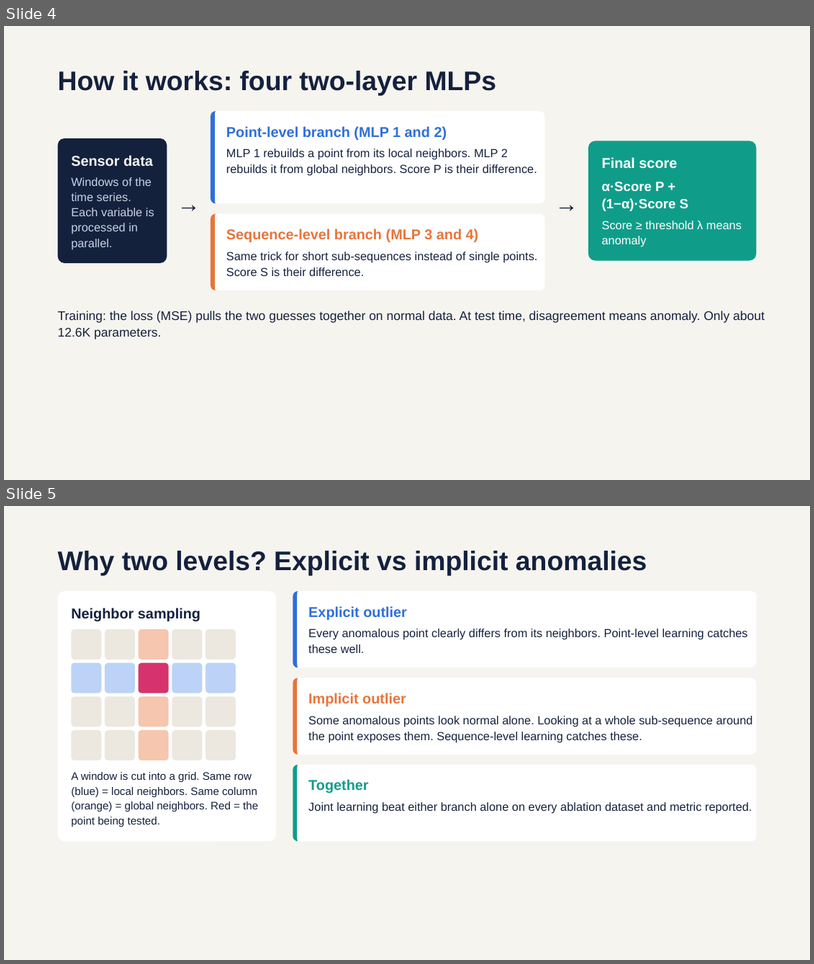
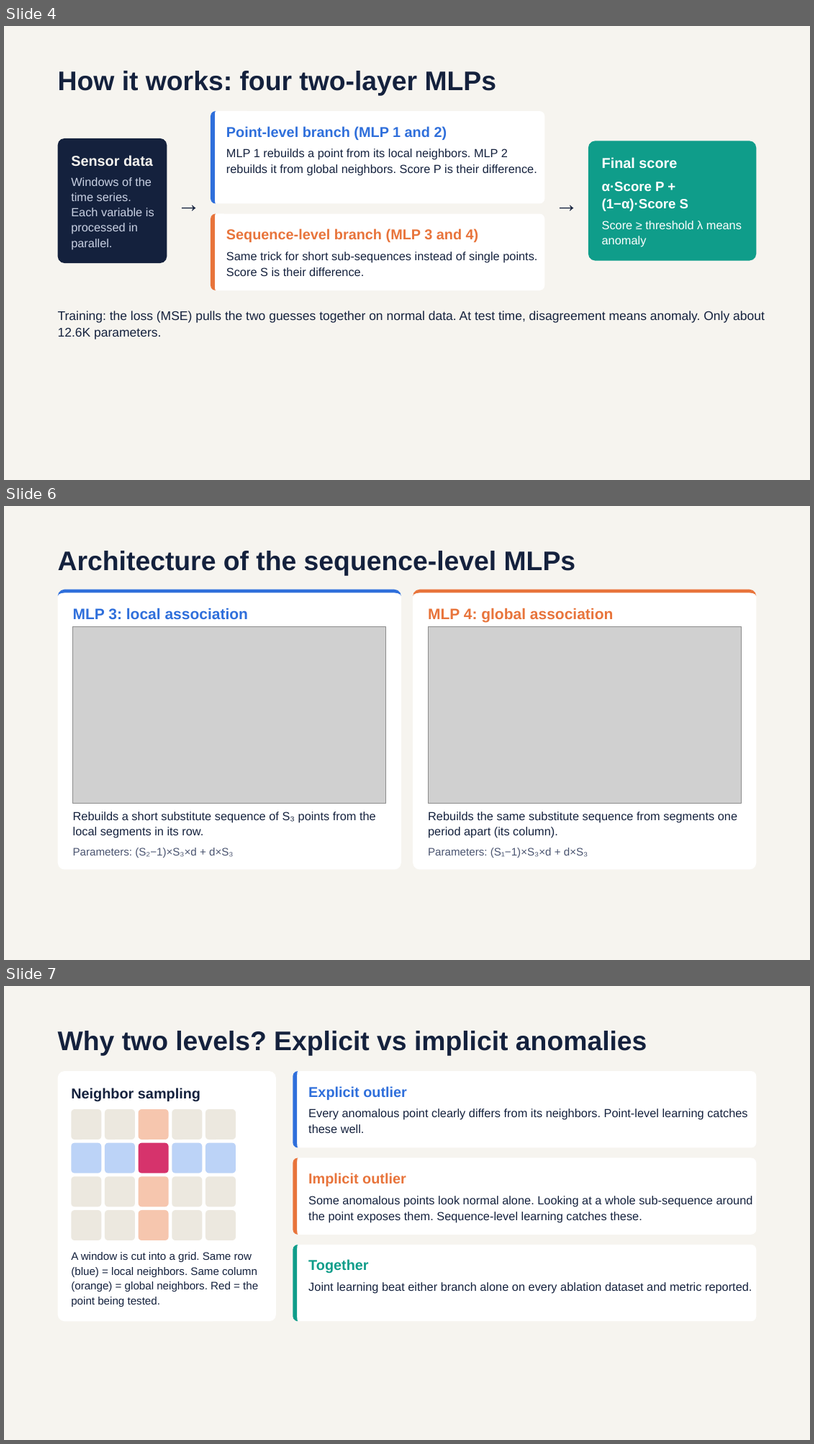
Before and after one commit to akn714/DTU-MTech-Lab, a slide deck: ANN/Presentation/LFTSAD Lightweight & Fast Time-Series Anomaly Detection.pptx. Shown one above the other, each under a label of ours: slides 4 and 5 before the commit, slides 4, 6 and 7 after it; the slides between them are not shown. The pictures are 814x964 and 814x1444 pixels, drawn with LibreOffice and Linux fonts; fonts in the diff are those of the drawing; grey boxes stand for pictures. Boxes give left, top, right and bottom in pixels: in the first picture for what was removed or moved away, otherwise in the second. Text is boxed around its words. In the diff, an @@ line names an element or a change of style, - is before the commit and + after.

Commit message:
added new ppt and presentation video, added no_of_neurons image, deleted unwanted stuff

```diff
--- a/ANN/Presentation/LFTSAD Lightweight & Fast Time-Series Anomaly Detection.pptx
+++ b/ANN/Presentation/LFTSAD Lightweight & Fast Time-Series Anomaly Detection.pptx
@@ slide 6 added at bbox=[4, 506, 810, 960], background #F6F4EF @@
@@ title added at bbox=[58, 551, 576, 576], 32 pt, text #14213D, bold @@
+Architecture of the sequence-level MLPs
@@ rounded rectangle added at bbox=[58, 590, 401, 870], fill #FFFFFF @@
@@ freeform shape added at bbox=[58, 590, 401, 870], fill #2F6FDB @@
@@ rounded rectangle added at bbox=[413, 590, 756, 870], fill #FFFFFF @@
@@ freeform shape added at bbox=[413, 590, 756, 870], fill #E8743B @@
@@ text added at bbox=[73, 608, 248, 620], 18 pt, text #2F6FDB, bold @@
+MLP 3: local association
@@ text added at bbox=[428, 608, 613, 623], 18 pt, text #E8743B, bold @@
+MLP 4: global association
@@ picture added at bbox=[73, 627, 386, 803] @@
@@ picture added at bbox=[428, 627, 741, 803] @@
@@ text added at bbox=[73, 811, 376, 838], 14 pt, text #14213D @@
+Rebuilds a short substitute sequence of S₃ points from the local segments in its row.
@@ text added at bbox=[428, 811, 738, 838], 14 pt, text #14213D @@
+Rebuilds the same substitute sequence from segments one period apart (its column).
@@ text added at bbox=[73, 847, 234, 857], 13 pt, text #4A5470 @@
+Parameters: (S₂−1)×S₃×d + d×S₃
@@ text added at bbox=[428, 847, 589, 857], 13 pt, text #4A5470 @@
+Parameters: (S₁−1)×S₃×d + d×S₃
@@ what was slide 5 is now slide 7 @@
```
Also in this commit, not shown: 1 other slide added, 8 other files.
